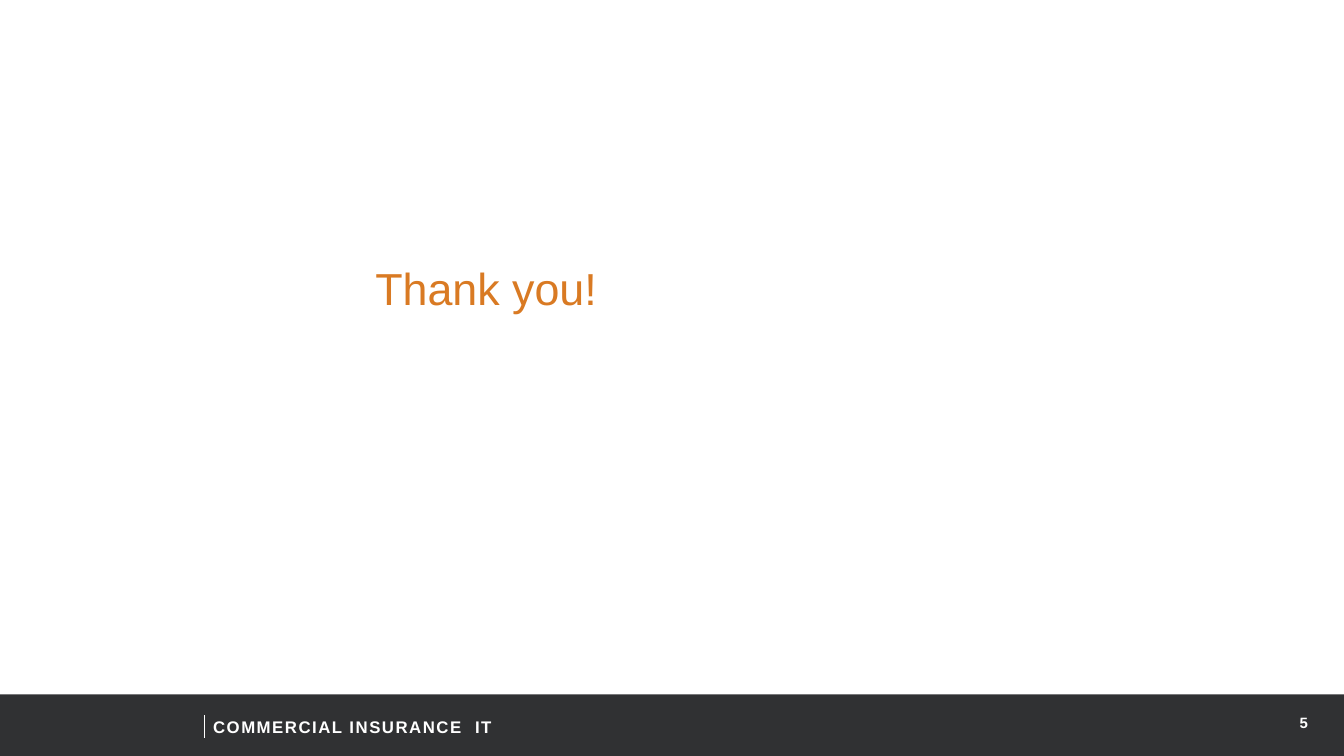
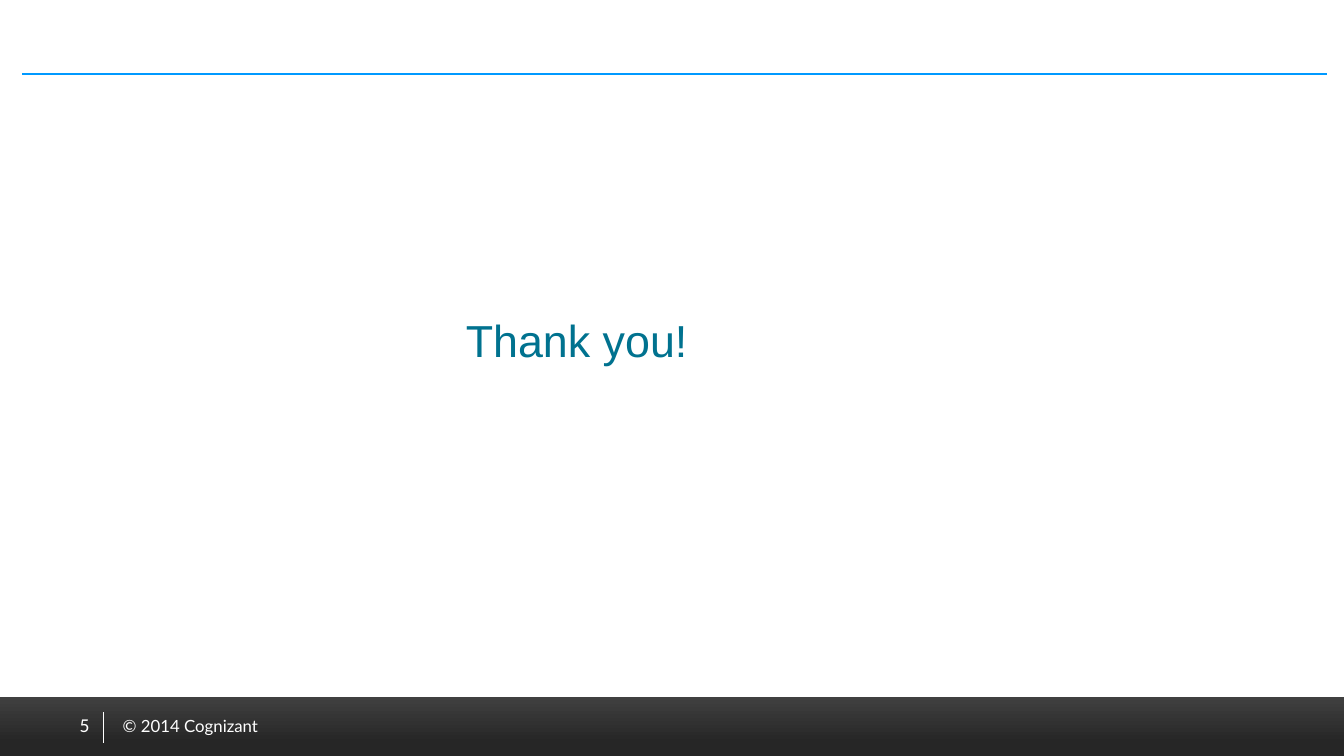
Before and after one commit to gsmanivel/docker-selpoc, a slide deck: slide 5 of Docker_poc.pptx. Drawn at 1344x756 pixels with LibreOffice and Linux fonts; fonts in the diff are those of the drawing; background and template pictures are left out. Boxes give left, top, right and bottom in pixels: in the first picture for what was removed or moved away, otherwise in the second. Text is boxed around its words. In the diff, an @@ line names an element or a change of style, - is before the commit and + after.

```diff
--- a/Docker_poc.pptx
+++ b/Docker_poc.pptx
@@ line moved from (0, 35) - (1344, 35) to (22, 74) - (1328, 74) @@
@@ line (22, 74) - (1328, 74): stroke #FFFFFF 0.5 pt to #008000 1.5 pt @@
@@ text "Thank you!": place and size @@
-text "Thank you!" at (375, 272, 597, 314)
+text "Thank you!" at (466, 324, 688, 366)
@@ text "Thank you!" at (466, 324, 688, 366): text colour #D97A23 to #00728F; alignment left to centre @@
@@ rectangle at (0, 697, 1344, 756): fill #303133 to gradient #262626 to #404040 @@
@@ page number added at (80, 719, 90, 732), 14 pt, text #FFFFFF @@
+5
@@ line moved from (205, 715) - (205, 738) to (103, 713) - (103, 743) @@
@@ page number removed at (1300, 718, 1308, 728) @@
-5
@@ rectangle removed at (0, 720, 1344, 756) @@
@@ text added at (141, 720, 258, 735), 12 pt, text #FFFFFF @@
+© 2014 Cognizant
@@ text removed at (143, 734, 209, 738) @@
-Liberty Mutual Insurance
@@ text removed at (213, 721, 491, 733) @@
-COMMERCIAL INSURANCE IT
```
Also in this commit, not shown: 3 other slides changed, 1 slide added, 1 slide removed.
